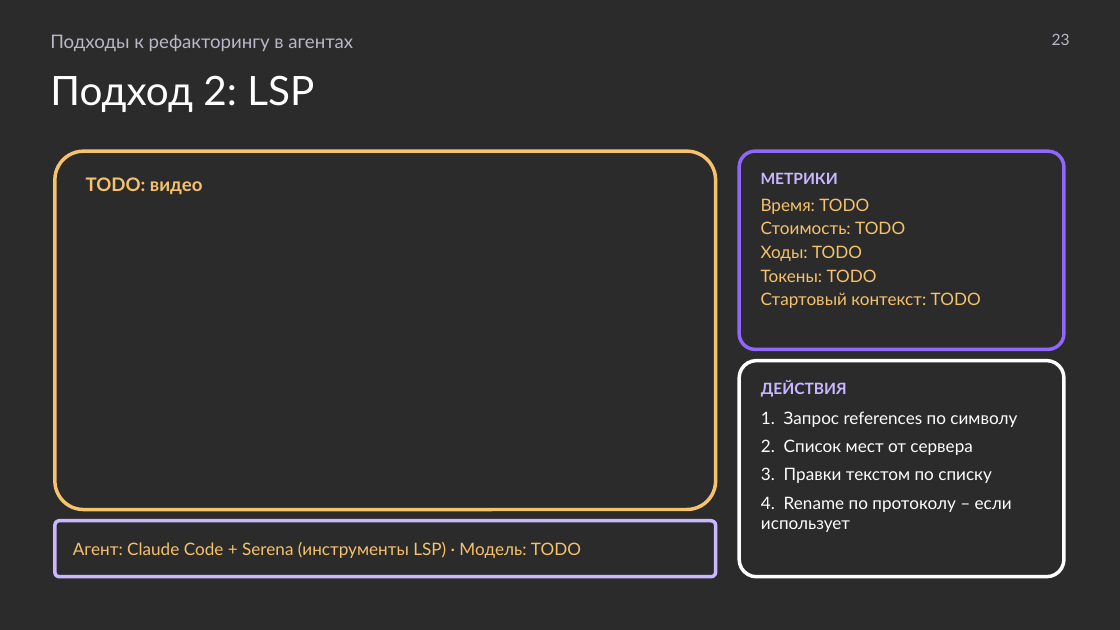
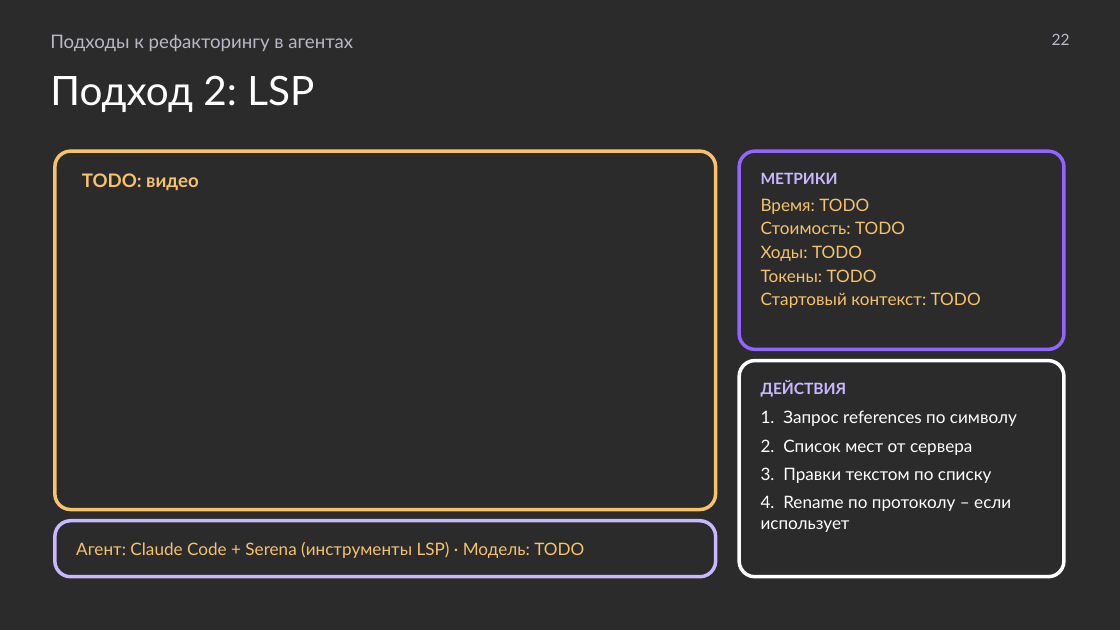
Before and after one commit to MchKosticyn/ide-refactoring-in-ai-agents, a slide deck: slide 22 of Доклад_ Рефакторинг в ИИ-агентах.pptx (slide 23 before the commit). Drawn at 1120x630 pixels with LibreOffice and Linux fonts; fonts in the diff are those of the drawing; background and template pictures are left out; a plain dark background stands for a picture behind light text. Boxes give left, top, right and bottom in pixels: in the first picture for what was removed or moved away, otherwise in the second. Text is boxed around its words. In the diff, an @@ line names an element or a change of style, - is before the commit and + after.

Commit message:
Uniform corner radius for cards and pictures; bias slides: full-width screenshots, captions trimmed; Veai slide moved before engine demo; LSP/engine pros-cons as lists; wording fixes; MCP IDEA facts

```diff
--- a/Доклад_ Рефакторинг в ИИ-агентах.pptx
+++ b/Доклад_ Рефакторинг в ИИ-агентах.pptx
@@ text at bbox=[1052, 34, 1070, 45]: text changed @@
-23
+22
@@ proportions changed in 4 elements at bbox=[55, 151, 716, 510], bbox=[55, 521, 716, 577], bbox=[739, 151, 1064, 349], bbox=[739, 361, 1064, 577] @@
```
Also in this commit, not shown: 32 other slides changed, 6 other files.
